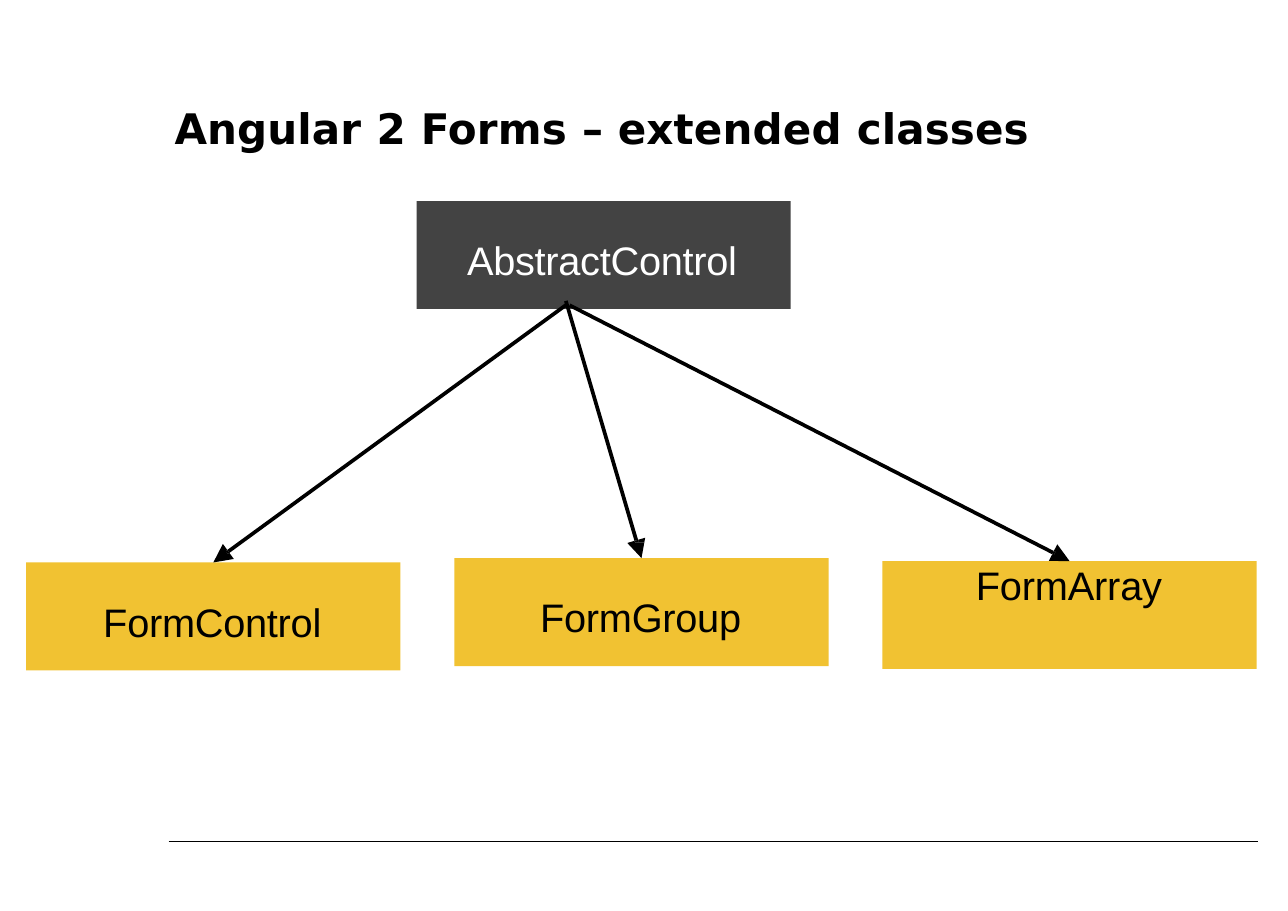
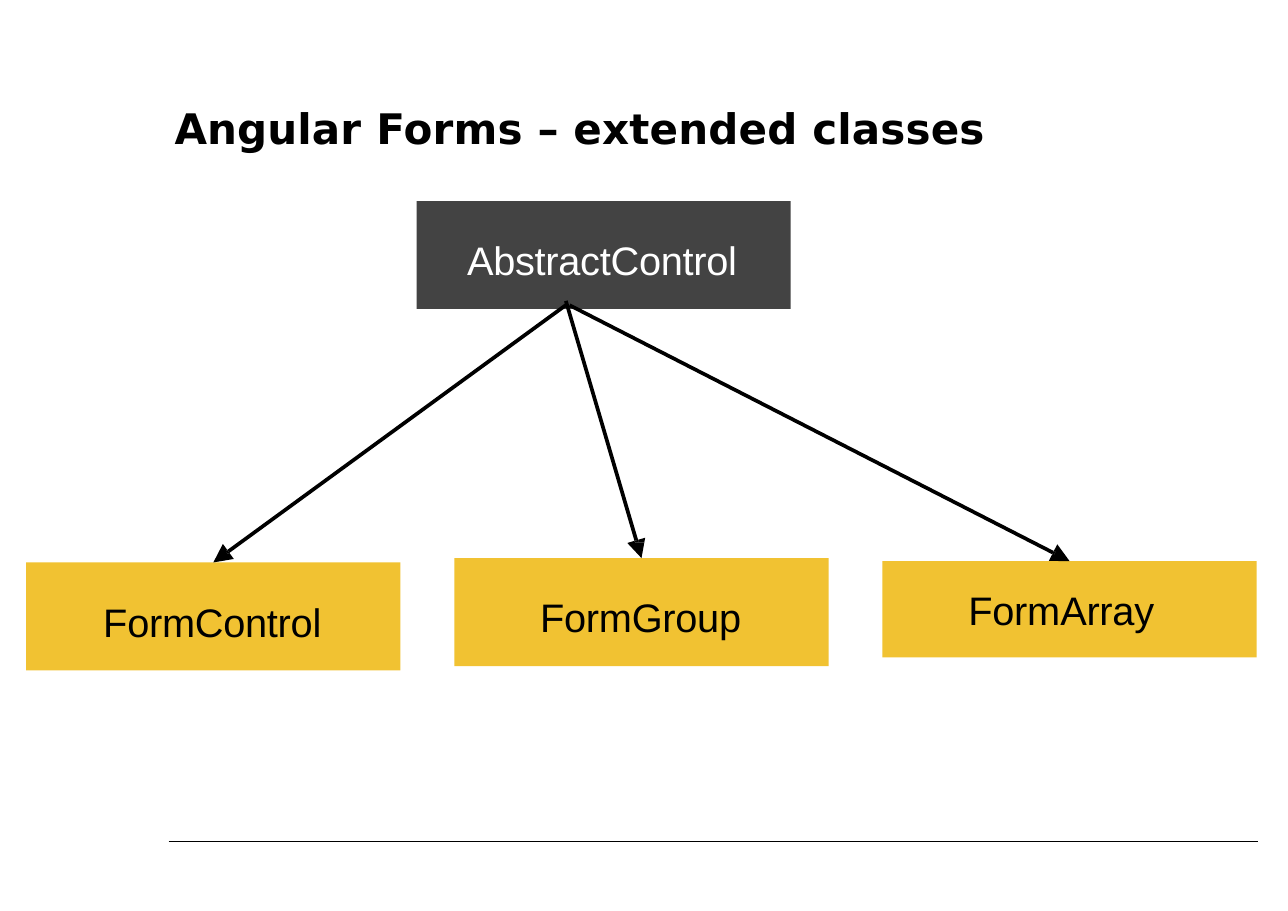
Before and after one commit to petereijgermans11/workshop-angular7, a slide deck: slide 14 of PPT/06- Angular Forms.pptx. Drawn at 1288x911 pixels with LibreOffice and Linux fonts; fonts in the diff are those of the drawing. Boxes give left, top, right and bottom in pixels: in the first picture for what was removed or moved away, otherwise in the second. Text is boxed around its words. In the diff, an @@ line names an element or a change of style, - is before the commit and + after.

```diff
--- a/PPT/06- Angular Forms.pptx
+++ b/PPT/06- Angular Forms.pptx
@@ text at (175,112,984,153): text changed @@
-Angular 2 Forms – extended classes
+Angular Forms – extended classes
@@ rectangle added at (883,561,1257,658), fill #F1C232 @@
@@ text "FormArray": place and size @@
-text "FormArray" at (883,561,1257,669)
+text "FormArray" at (968,597,1154,633)
@@ text "FormArray" at (968,597,1154,633): letter spacing -0.1 to -0.2 pt; indent changed; fill #F1C232 to none @@
```
Also in this commit, not shown: 11 other slides changed, 7 other files.
